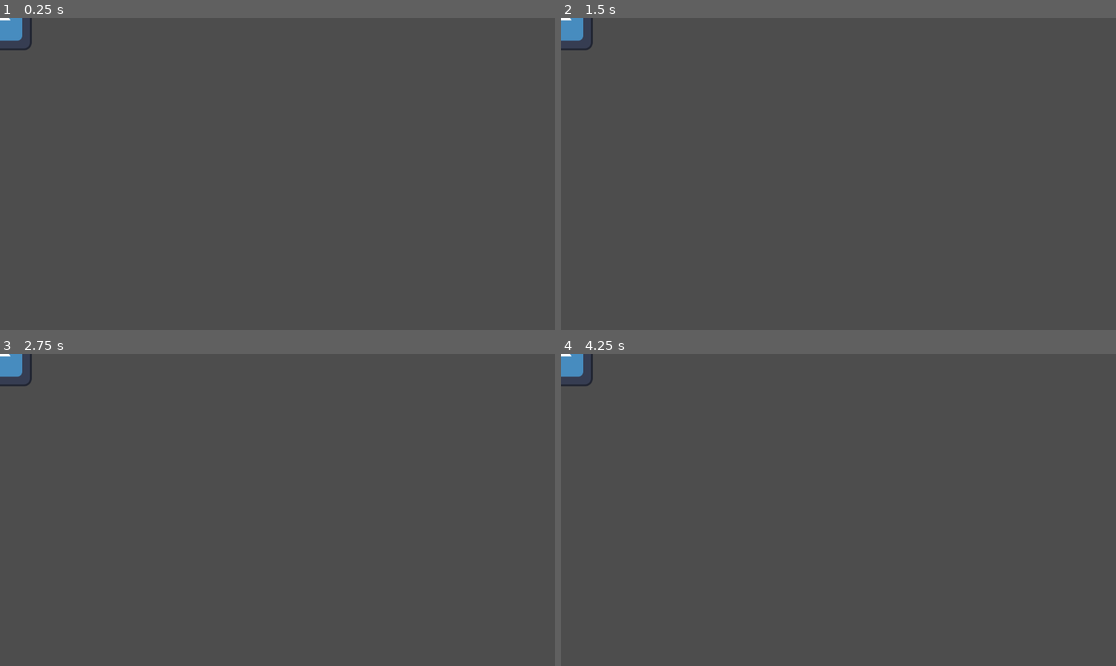
Above: before the commit, frames 1-4 (two rows, left to right).
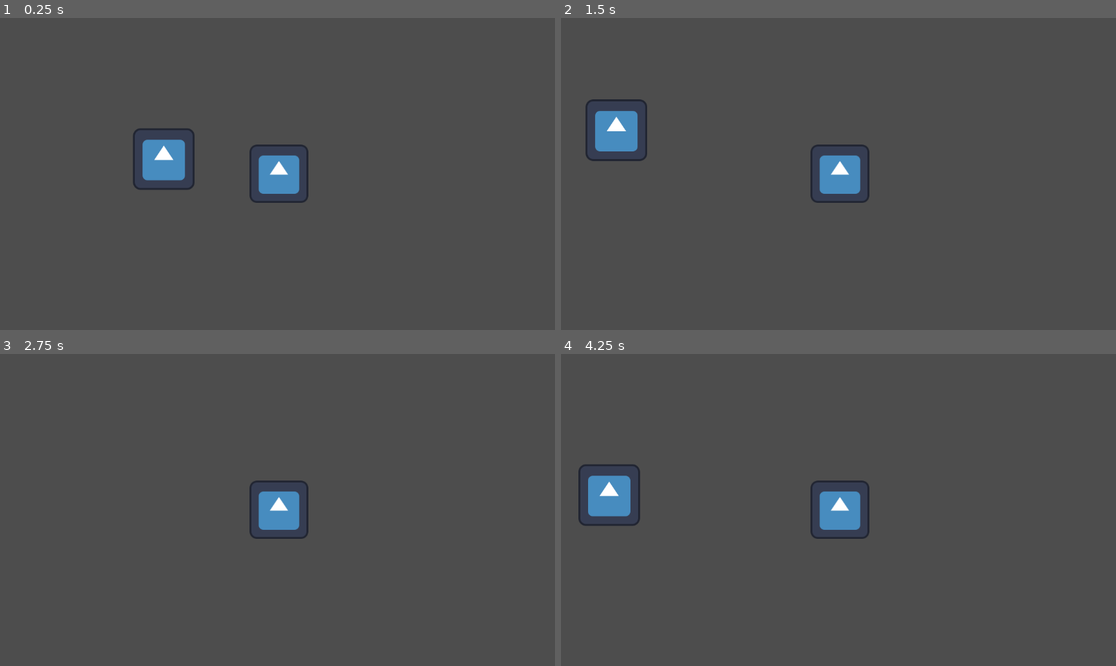
Above: after the commit, the same moments.

Repository: Skuldug/DoubleLife
Game: Godot game, scene res://test_icle.tscn
The game is run twice, just before and just after one commit, with the same random seed, the same clock (stepped at 60 frames per second) and the same inputs. Before the commit the project starts from res://basic_monster.tscn. The engine's default icon, where the game draws it, is replaced by a stand-in: a white triangle on a blue panel in a dark square.
Inputs:
- Up to frame 1 (0.25 s): no input
- Up to frame 2 (1.5 s): tap Enter at 0.5 s; hold D (player_right, bound only after the commit) 0.53-1.28 s; hold S (player_down, bound only after the commit) from 1.28 s (still down)
- Up to frame 3 (2.75 s): release S (player_down, bound only after the commit) at 2.03 s; hold D (player_right, bound only after the commit) from 2.03 s (still down)
- Up to frame 4 (4.25 s): release D (player_right, bound only after the commit) at 2.78 s; hold W (player_up, bound only after the commit) 2.78-3.53 s; tap Space at 3.5 s; hold A (player_left, bound only after the commit) from 3.53 s (still down)

The runs differ from the first frame. In frame 1, 2.8% of the frame differs, in the area x 0-56%, y 0-60%; in frame 2, 2.8%; in frame 3, 1.5%; in frame 4, 2.8%.
Error before the commit: Parse Error: Expected indented block after function declaration. (res://basic_monster.tscn::GDScript_3mgml:25)

Commit message:
Latest epic upadte

Diff:
--- a/Player.tscn
+++ b/Player.tscn
@@ -17,7 +17,8 @@
 shape = SubResource("RectangleShape2D_ycmkx")
 
 [node name="Sprite2D" type="Sprite2D" parent="."]
-position = Vector2(4, -1)
+position = Vector2(3, -0.500004)
+scale = Vector2(0.953125, 0.945312)
 texture = ExtResource("2_3ukp6")
 
 [node name="playerhitbox" type="Area2D" parent="."]
--- a/basic_monster.gd
+++ b/basic_monster.gd
@@ -5,12 +5,13 @@
 var health = 10
 var target = null
 var damage = 20
+@onready var timer = $Timer
 
 func _physics_process(delta) -> void:
 	velocity = Vector2.ZERO
 	if target:
 		velocity = position.direction_to(target.position) * run_speed
-	move_and_slide()
+	move_and_collide(velocity)
 
 func _on_area_2d_body_entered(body: Node2D) -> void:
 	target = body
@@ -21,8 +22,9 @@
 func _on_swing_body_entered(body: Node2D) -> void:
 	target = body
 	target.health -= 10
-	func _on_timer_timeout():
-		target.health -= 10
-		print (target.health)
+func _on_timer_timeout() -> void:
+	target.health -= 10
+	print (target.health)
 
 func _on_swing_body_exited(body: Node2D) -> void:
+	pass
--- a/basic_monster.tscn
+++ b/basic_monster.tscn
@@ -27,12 +27,10 @@
 	target = body
 	target.health -= 10
 
-func _on_swing_body_exited(body: Node2D) -> void:
-
 "
 
-[sub_resource type="CircleShape2D" id="CircleShape2D_nit3d"]
-radius = 69.1231
+[sub_resource type="RectangleShape2D" id="RectangleShape2D_fjp75"]
+size = Vector2(119, 119)
 
 [sub_resource type="CircleShape2D" id="CircleShape2D_l46ue"]
 radius = 152.161
@@ -44,8 +42,8 @@
 script = SubResource("GDScript_3mgml")
 
 [node name="CollisionShape2D" type="CollisionShape2D" parent="."]
-position = Vector2(1, 1)
-shape = SubResource("CircleShape2D_nit3d")
+position = Vector2(3.5, 0.5)
+shape = SubResource("RectangleShape2D_fjp75")
 
 [node name="Sprite2D" type="Sprite2D" parent="."]
 position = Vector2(2, 3)
--- a/project.godot
+++ b/project.godot
@@ -11,6 +11,34 @@
 [application]
 
 config/name="DoubleLife"
-run/main_scene="res://basic_monster.tscn"
+run/main_scene="res://test_icle.tscn"
 config/features=PackedStringArray("4.3", "Forward Plus")
 config/icon="res://icon.svg"
+
+[input]
+
+player_right={
+"deadzone": 0.5,
+"events": [Object(InputEventKey,"resource_local_to_scene":false,"resource_name":"","device":-1,"window_id":0,"alt_pressed":false,"shift_pressed":false,"ctrl_pressed":false,"meta_pressed":false,"pressed":false,"keycode":0,"physical_keycode":68,"key_label":0,"unicode":100,"location":0,"echo":false,"script":null)
+]
+}
+player_left={
+"deadzone": 0.5,
+"events": [Object(InputEventKey,"resource_local_to_scene":false,"resource_name":"","device":-1,"window_id":0,"alt_pressed":false,"shift_pressed":false,"ctrl_pressed":false,"meta_pressed":false,"pressed":false,"keycode":0,"physical_keycode":65,"key_label":0,"unicode":97,"location":0,"echo":false,"script":null)
+]
+}
+player_up={
+"deadzone": 0.5,
+"events": [Object(InputEventKey,"resource_local_to_scene":false,"resource_name":"","device":-1,"window_id":0,"alt_pressed":false,"shift_pressed":false,"ctrl_pressed":false,"meta_pressed":false,"pressed":false,"keycode":0,"physical_keycode":87,"key_label":0,"unicode":119,"location":0,"echo":false,"script":null)
+]
+}
+player_down={
+"deadzone": 0.5,
+"events": [Object(InputEventKey,"resource_local_to_scene":false,"resource_name":"","device":-1,"window_id":0,"alt_pressed":false,"shift_pressed":false,"ctrl_pressed":false,"meta_pressed":false,"pressed":false,"keycode":0,"physical_keycode":83,"key_label":0,"unicode":115,"location":0,"echo":false,"script":null)
+]
+}
+
+[layer_names]
+
+2d_physics/layer_1="player"
+2d_physics/layer_2="enemi"
--- /dev/null
+++ b/test_icle.tscn
@@ -0,0 +1,16 @@
+[gd_scene load_steps=3 format=3 uid="uid://de153j15njy73"]
+
+[ext_resource type="PackedScene" uid="uid://cbpnr8swupt8v" path="res://basic_monster.tscn" id="1_ge3kk"]
+[ext_resource type="PackedScene" uid="uid://c5w6wo8fis64e" path="res://Player.tscn" id="2_55ooj"]
+
+[node name="Node2D" type="Node2D"]
+
+[node name="basic_monster" parent="." instance=ExtResource("1_ge3kk")]
+position = Vector2(564, 117)
+collision_layer = 2
+
+[node name="Player" parent="." instance=ExtResource("2_55ooj")]
+position = Vector2(802, 151)
+collision_mask = 2
+
+[node name="Camera2D" type="Camera2D" parent="Player"]
Not shown: 1 places in basic_monster.tscn that only renumber resources
